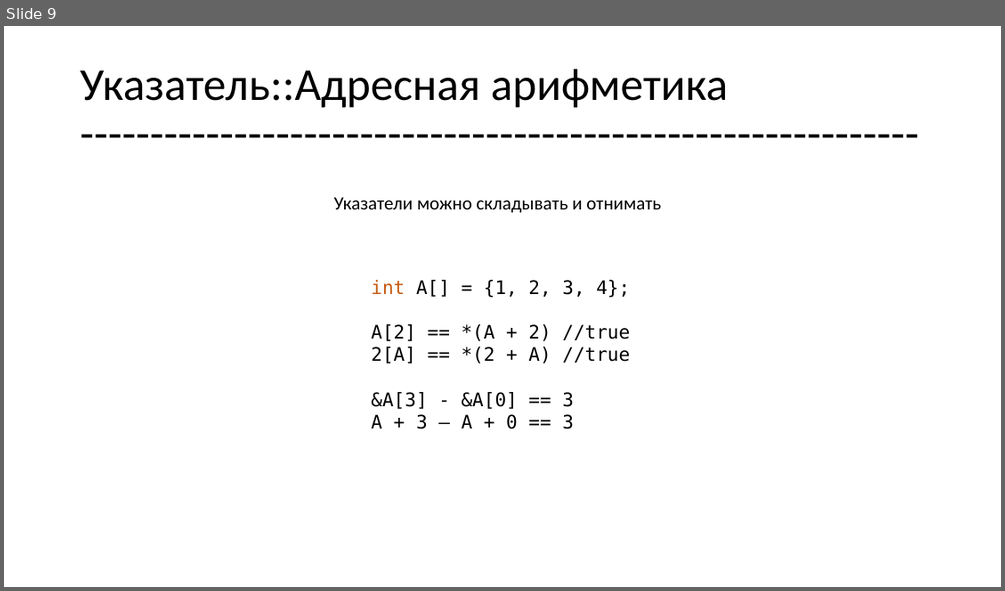
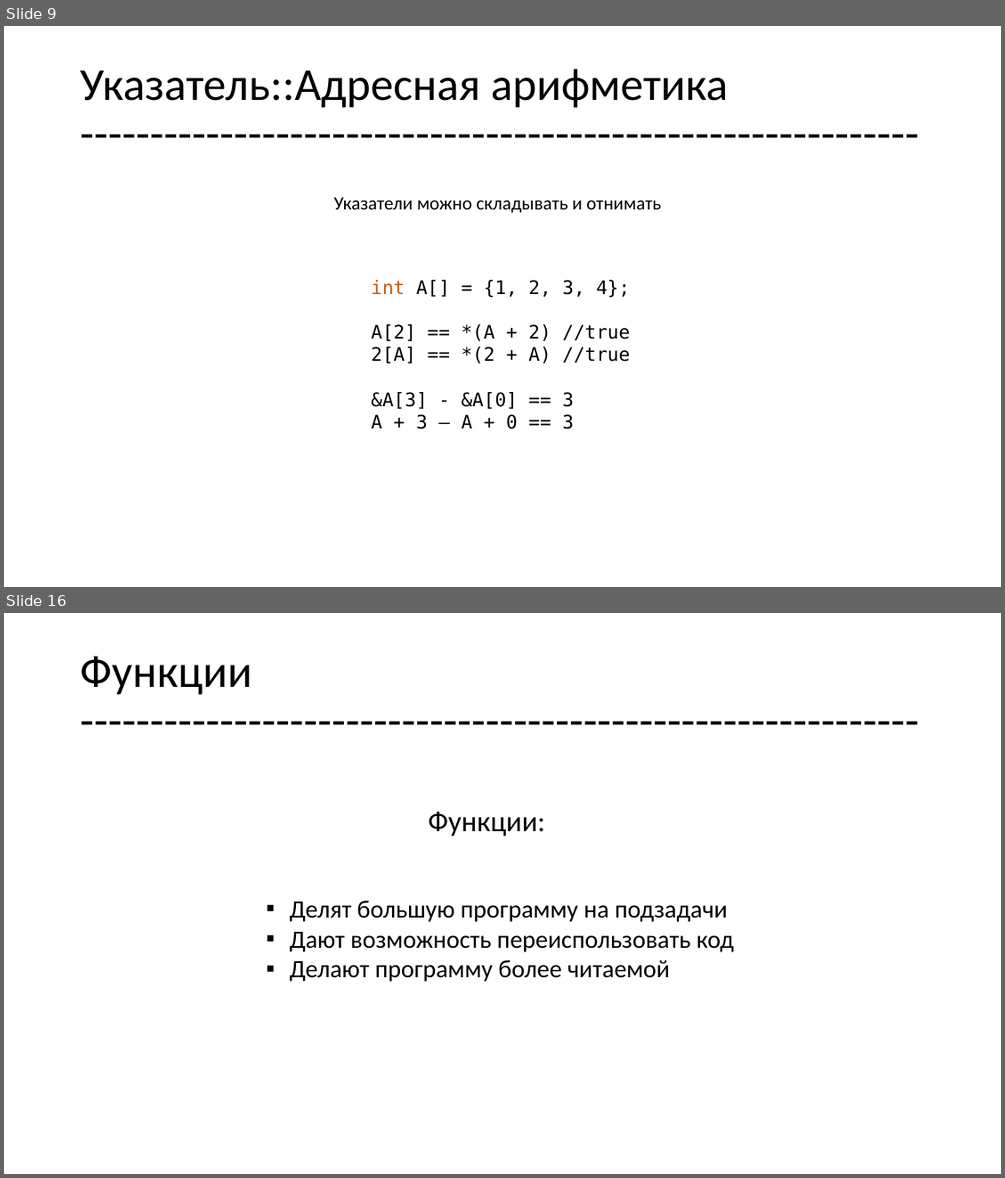
Before and after one commit to geeknik96/CLec, a slide deck: lec3/lec3.pptx. Shown one above the other, each under a label of ours: slide 9 before the commit, slides 9 and 16 after it; the slides between them are not shown. The pictures are 1005x591 and 1005x1178 pixels, drawn with LibreOffice and Linux fonts; fonts in the diff are those of the drawing. Boxes give left, top, right and bottom in pixels: in the first picture for what was removed or moved away, otherwise in the second. Text is boxed around its words. In the diff, an @@ line names an element or a change of style, - is before the commit and + after.

```diff
--- a/lec3/lec3.pptx
+++ b/lec3/lec3.pptx
@@ slide 16 added at [4, 613, 1001, 1174], background #FFFFFF @@
@@ title added at [80, 656, 251, 695], 44 pt, text #000000 @@
+Функции
+------------------------------------------------------------
@@ text added at [428, 811, 545, 836], 28 pt, text #000000 @@
+Функции:
@@ text added at [290, 900, 734, 981], 24 pt, text #000000 @@
+▪ Делят большую программу на подзадачи
+▪ Дают возможность переиспользовать код
+▪ Делают программу более читаемой
```
Also in this commit, not shown: 1 slide changed, 15 other slides added, 22 other files.
